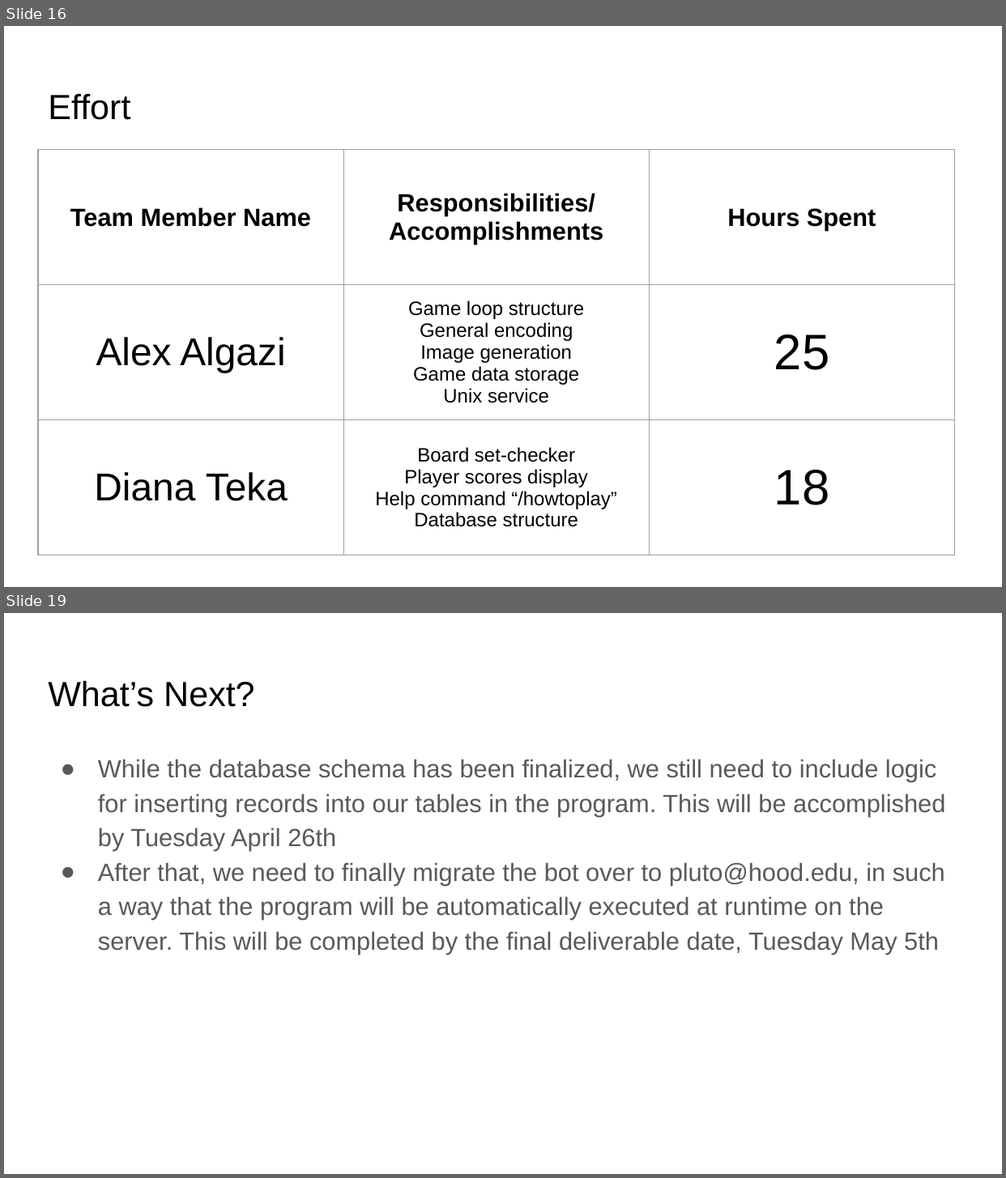
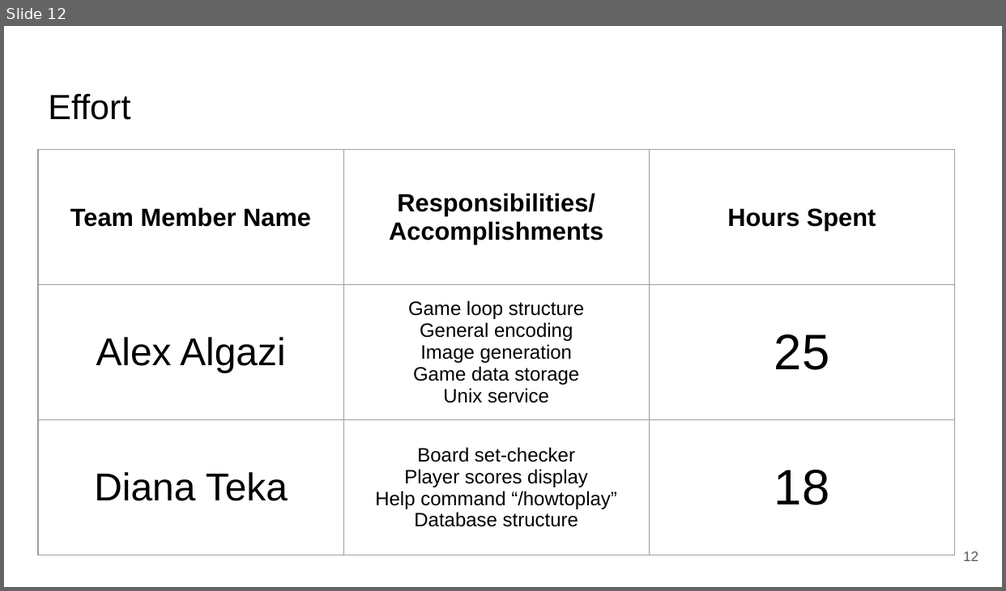
Before and after one commit to alex-algazi/setbot, a slide deck: Midterm Presentation/Midterm Presentation.pptx. Shown one above the other, each under a label of ours: slides 16 and 19 before the commit, slide 12 after it; the slides between them are not shown. The pictures are 1006x1178 and 1006x591 pixels, drawn with LibreOffice and Linux fonts; fonts in the diff are those of the drawing. Boxes give left, top, right and bottom in pixels: in the first picture for what was removed or moved away, otherwise in the second. Text is boxed around its words. In the diff, an @@ line names an element or a change of style, - is before the commit and + after.

```diff
--- a/Midterm Presentation/Midterm Presentation.pptx
+++ b/Midterm Presentation/Midterm Presentation.pptx
@@ slide 19 removed at [4, 613, 1002, 1174], background #FFFFFF @@
@@ title removed at [48, 680, 255, 707] @@
-What’s Next?
@@ text removed at [98, 759, 945, 954] @@
-● While the database schema has been finalized, we still need to include logic for inserting records into our tables in the program. This will be accomplished by Tuesday April 26th
-● After that, we need to finally migrate the bot over to pluto@hood.edu, in such a way that the program will be automatically executed at runtime on the server. This will be completed by the final deliverable date, Tuesday May 5th
@@ what was slide 16 is now slide 12 @@
@@ slide 12 changed as well @@
@@ page number added at [963, 552, 978, 561], 10 pt, text #595959 @@
+12
```
Also in this commit, not shown: 13 other slides changed, 2 slides added, 5 other slides removed, 1 other file.
